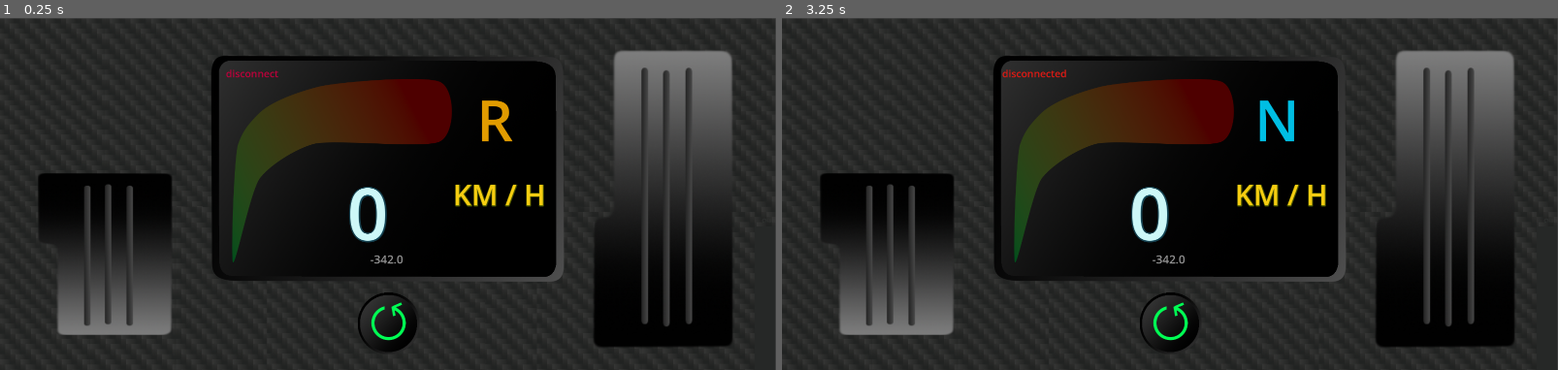
Above: before the commit, frames 1-2 (left to right).
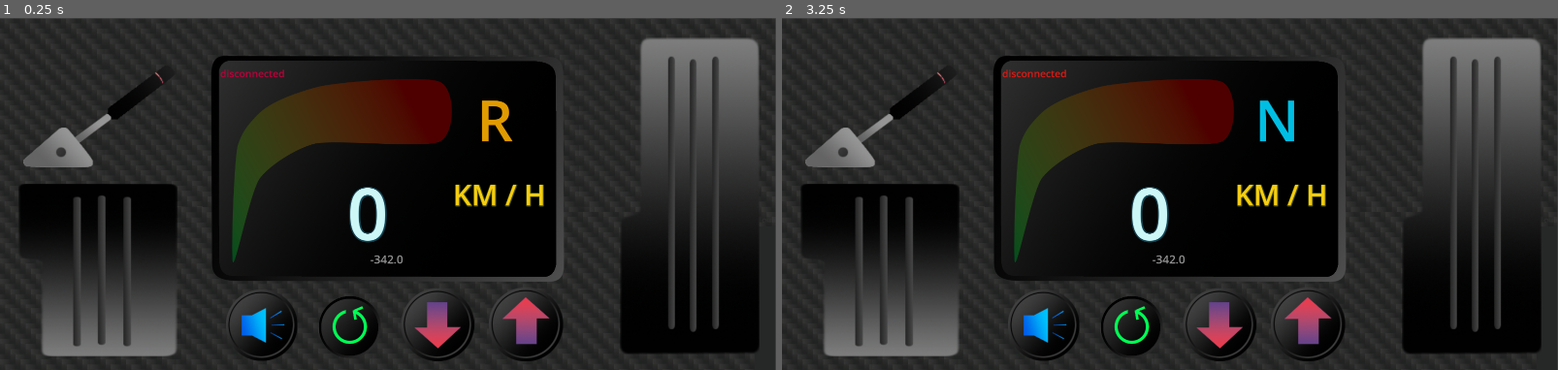
Above: after the commit, the same moments.

Repository: NiJingzhe/VirtualSteeringWheel_for_Assetto_Corsa
Game: Godot game, scene res://pages/main_page/main_page.tscn
Same seed, same stepped clock (60 frames per second), same inputs: the game is played once before the commit and once after it.
Inputs:
- Up to frame 1 (0.25 s): no input
- Up to frame 2 (3.25 s): tap Enter at 0.5, 2 s; tap Space at 1.25, 2.75 s

The runs differ from the first frame. In frame 1, 15% of the frame differs, in the area x 2-98%, y 5-98%; in frame 2, 15%.

Commit message:
加入了手刹，加入了手动换档按钮，优化了重力感应

Diff:
--- a/VirtualSteering_GD_Version/pages/main_page/main_page.tscn
+++ b/VirtualSteering_GD_Version/pages/main_page/main_page.tscn
@@ -1,14 +1,18 @@
-[gd_scene load_steps=21 format=3 uid="uid://dffi1571jjuvo"]
+[gd_scene load_steps=27 format=3 uid="uid://dffi1571jjuvo"]
 
 [ext_resource type="Script" path="res://pages/main_page/script/main_page.gd" id="1_kx5fb"]
 [ext_resource type="Texture2D" uid="uid://dgeay1tgxpy1w" path="res://assets/texture/wheelface.png" id="1_x7cdy"]
 [ext_resource type="Texture2D" uid="uid://ci5y8swq87dos" path="res://assets/texture/throttle.png" id="2_bb2s2"]
 [ext_resource type="Texture2D" uid="uid://cep62gu56gl64" path="res://assets/texture/brake.png" id="3_4lma8"]
-[ext_resource type="Texture2D" uid="uid://5ib1880wy24i" path="res://assets/texture/reset.png" id="4_66qw7"]
 [ext_resource type="SystemFont" uid="uid://6j2fc8auppwa" path="res://assets/Font/km_h_font.tres" id="4_ybf8c"]
 [ext_resource type="Texture2D" uid="uid://8xadp02pc5dl" path="res://assets/texture/rpm_progress.png" id="5_6exsp"]
 [ext_resource type="Script" path="res://pages/main_page/script/UDPSender.gd" id="8_8lm08"]
+[ext_resource type="Texture2D" uid="uid://7inii6juyfek" path="res://assets/texture/gear_up.png" id="8_jn3x6"]
+[ext_resource type="Texture2D" uid="uid://b6ee6wquxgcus" path="res://assets/texture/handbrake.png" id="8_u6r1b"]
 [ext_resource type="Script" path="res://pages/main_page/script/UDPReceiver.gd" id="9_ga7qu"]
+[ext_resource type="Texture2D" uid="uid://rry0ek71wy1r" path="res://assets/texture/gear_down.png" id="9_r6ol0"]
+[ext_resource type="Texture2D" uid="uid://ivair825o1d3" path="res://assets/texture/horn.png" id="11_2c7lp"]
+[ext_resource type="Texture2D" uid="uid://5ib1880wy24i" path="res://assets/texture/reset.png" id="11_347s7"]
 
 [sub_resource type="RectangleShape2D" id="RectangleShape2D_gcot3"]
 size = Vector2(166.765, 357.33)
@@ -16,8 +20,20 @@
 [sub_resource type="RectangleShape2D" id="RectangleShape2D_0xof5"]
 size = Vector2(164.52, 200.955)
 
-[sub_resource type="CircleShape2D" id="CircleShape2D_1kpk3"]
-radius = 125.12
+[sub_resource type="RectangleShape2D" id="RectangleShape2D_5dpo1"]
+size = Vector2(199.55, 139.8)
+
+[sub_resource type="CircleShape2D" id="CircleShape2D_st36p"]
+radius = 70.16
+
+[sub_resource type="CircleShape2D" id="CircleShape2D_y4y1m"]
+radius = 72.65
+
+[sub_resource type="CircleShape2D" id="CircleShape2D_thvlm"]
+radius = 72.75
+
+[sub_resource type="CircleShape2D" id="CircleShape2D_pqh22"]
+radius = 112.1
 
 [sub_resource type="SystemFont" id="SystemFont_tdsv0"]
 font_names = PackedStringArray("Calibri")
@@ -46,14 +62,6 @@
 font_size = 40
 font_color = Color(0.576471, 0.576471, 0.576471, 1)
 
-[sub_resource type="SystemFont" id="SystemFont_7j612"]
-font_names = PackedStringArray("Impact")
-
-[sub_resource type="LabelSettings" id="LabelSettings_n0ndj"]
-font = SubResource("SystemFont_7j612")
-font_size = 40
-font_color = Color(0.901961, 0, 0.235294, 1)
-
 [sub_resource type="LabelSettings" id="LabelSettings_qk041"]
 font = ExtResource("4_ybf8c")
 font_size = 35
@@ -99,23 +107,51 @@
 
 [node name="throttleButton" type="TouchScreenButton" parent="Control"]
 unique_name_in_owner = true
-position = Vector2(2064, 113)
-scale = Vector2(2.89286, 2.89286)
+position = Vector2(2157, 70)
+scale = Vector2(2.89286, 3.07722)
 texture_normal = ExtResource("2_bb2s2")
 shape = SubResource("RectangleShape2D_gcot3")
 
 [node name="brakeButton" type="TouchScreenButton" parent="Control"]
 unique_name_in_owner = true
-position = Vector2(131, 541)
-scale = Vector2(2.78571, 2.78571)
+position = Vector2(64, 577)
+scale = Vector2(3.29167, 2.9729)
 texture_normal = ExtResource("3_4lma8")
 shape = SubResource("RectangleShape2D_0xof5")
 
+[node name="handbrakeButton" type="TouchScreenButton" parent="Control"]
+unique_name_in_owner = true
+position = Vector2(81, 166)
+scale = Vector2(2.65657, 2.57246)
+texture_normal = ExtResource("8_u6r1b")
+shape = SubResource("RectangleShape2D_5dpo1")
+
+[node name="gearupButton" type="TouchScreenButton" parent="Control"]
+unique_name_in_owner = true
+position = Vector2(1701, 940)
+scale = Vector2(1.82979, 1.82979)
+texture_normal = ExtResource("8_jn3x6")
+shape = SubResource("CircleShape2D_st36p")
+
+[node name="geardownButton" type="TouchScreenButton" parent="Control"]
+unique_name_in_owner = true
+position = Vector2(1396, 943)
+scale = Vector2(1.80142, 1.80142)
+texture_normal = ExtResource("9_r6ol0")
+shape = SubResource("CircleShape2D_y4y1m")
+
+[node name="hornButton" type="TouchScreenButton" parent="Control"]
+unique_name_in_owner = true
+position = Vector2(786, 947)
+scale = Vector2(1.76596, 1.76596)
+texture_normal = ExtResource("11_2c7lp")
+shape = SubResource("CircleShape2D_thvlm")
+
 [node name="resetButton" type="TouchScreenButton" parent="Control"]
 unique_name_in_owner = true
-position = Vector2(1245, 958)
-texture_normal = ExtResource("4_66qw7")
-shape = SubResource("CircleShape2D_1kpk3")
+position = Vector2(1110, 971)
+texture_normal = ExtResource("11_347s7")
+shape = SubResource("CircleShape2D_pqh22")
 
 [node name="speedLabel" type="Label" parent="Control"]
 unique_name_in_owner = true
@@ -139,6 +175,7 @@
 autowrap_mode = 3
 
 [node name="km_h" type="Label" parent="Control"]
+unique_name_in_owner = true
 layout_mode = 1
 anchors_preset = 8
 anchor_left = 0.5
@@ -206,20 +243,7 @@
 tint_under = Color(0.305882, 0.305882, 0.305882, 1)
 radial_initial_angle = 224.0
 radial_fill_degrees = 205.0
-radial_center_offset = Vector2(263.195, 267.63)
-
-[node name="absLabel" type="Label" parent="Control"]
-unique_name_in_owner = true
-visible = false
-layout_mode = 0
-offset_left = 1126.0
-offset_top = 453.0
-offset_right = 1252.0
-offset_bottom = 547.0
-text = "ABS"
-label_settings = SubResource("LabelSettings_n0ndj")
-horizontal_alignment = 1
-vertical_alignment = 1
+radial_center_offset = Vector2(294.215, 267.63)
 
 [node name="connectionLabel" type="Label" parent="Control"]
 unique_name_in_owner = true
@@ -228,7 +252,7 @@
 offset_top = 148.0
 offset_right = 989.0
 offset_bottom = 240.0
-text = "disconnect"
+text = "disconnected"
 label_settings = SubResource("LabelSettings_qk041")
 horizontal_alignment = 1
 vertical_alignment = 1
--- a/VirtualSteering_GD_Version/pages/main_page/script/main_page.gd
+++ b/VirtualSteering_GD_Version/pages/main_page/script/main_page.gd
@@ -3,14 +3,23 @@
 
 var throttle_value : float = 0.0
 var brake_value : float = 0.0
+var hand_brake_value : float = 0.0
 var raw_wheel_angle : float = 0.0
 var wheel_angle : float = 0.0
 var wheel_angle_degree : float = 0.0
+var horn_on : bool = false
+
+var roll_acc_bias : float = 0.0
+var gravity: Vector3 = Vector3.ZERO
+var raw_roll_acc : float = 0.0
+var roll_acc : float  = 0.0
+var gyroscope: Vector3 = Vector3.ZERO
 
 var speed : float = 0.0
 var gear_num : int = 0
 var rpm : float = 0
 var max_rpm : float = 1
+var drs_allow : bool = false
 var timeout : bool = false
 
 var car_damage : float = 0.0
@@ -24,12 +33,15 @@
 
 @onready var throttle_btn : TouchScreenButton = %throttleButton
 @onready var brake_btn : TouchScreenButton = %brakeButton
+@onready var hand_brake_btn : TouchScreenButton = %handbrakeButton
+@onready var gear_up_btn : TouchScreenButton = %gearupButton
+@onready var gear_down_btn : TouchScreenButton = %geardownButton
+@onready var horn_btn : TouchScreenButton = %hornButton
 @onready var reset_btn : TouchScreenButton = %resetButton
 @onready var speed_lab : Label = %speedLabel
 @onready var gear_lab : Label = %gearLabel
 @onready var connection_lab : Label = %connectionLabel
 @onready var angle_lab : Label = %angleLabel
-@onready var abs_lab : Label = %absLabel
 @onready var rpm_progress : TextureProgressBar = %rpmProgressBar
 
 @onready var sender : UDPSender = %UDPSender as UDPSender
@@ -43,10 +55,13 @@
 
 func _physics_process(delta):
 
-	var gravity: Vector3 = Input.get_gravity()
-	var roll_acc = atan2(-gravity.x, -gravity.y)
-	var gyroscope: Vector3 = Input.get_gyroscope()
+	gravity = Input.get_gravity()
+	raw_roll_acc = atan2(-gravity.x, -gravity.y)
+	roll_acc = raw_roll_acc - roll_acc_bias
+	gyroscope = Input.get_gyroscope()
 	raw_wheel_angle = raw_wheel_angle + gyroscope.z * delta
+	if nearly_is(roll_acc, 0, PI * 2 / 180) or nearly_is(roll_acc, PI / 2, PI / 180) or nearly_is(roll_acc, -PI / 2, PI / 180):
+		raw_wheel_angle = roll_acc
 	if raw_wheel_angle > PI:
 		roll_acc += 2 * PI
 	if raw_wheel_angle < -PI:
@@ -54,6 +69,39 @@
 	wheel_angle = lerp_angle(roll_acc, raw_wheel_angle, k)
 	wheel_angle_degree = wheel_angle * (180 / PI)
 
+	var message = {
+		"sender" : "mobile",
+		"angle" : wheel_angle_degree,
+		"throttle" : throttle_value,
+		"brake" : brake_value,
+		"hand_brake" : hand_brake_value,
+		"horn" : horn_on,
+		"gear_up": gear_up_btn.is_pressed(),
+		"gear_down" : gear_down_btn.is_pressed()
+	}
+	sender.sendto("255.255.255.255", 20015, JSON.stringify(message))
+
+	speed_text = "%.0f" % speed
+	gear_text = gear_num2str(gear_num)
+
+	angle_lab.text = "%.1f" % wheel_angle_degree
+	speed_lab.text = speed_text
+	gear_lab.text = gear_text
+	rpm_progress.value = (rpm / max_rpm) * 100
+
+	if car_damage > last_car_damage:
+		Input.vibrate_handheld(300)
+
+	last_car_damage = car_damage
+
+	if gear_text == 'R':
+		gear_lab.label_settings.font_color = Color("e19b00")
+	elif gear_text == 'N':
+		gear_lab.label_settings.font_color = Color("00bee3")
+	else:
+		gear_lab.label_settings.font_color = Color("b5e1ff")
+
+func _process(_delta):
 	if throttle_btn.is_pressed():
 		throttle_value = 100
 	else:
@@ -64,26 +112,25 @@
 	else:
 		brake_value = 0
 
+	if hand_brake_btn.is_pressed():
+		hand_brake_value = 100
+	else:
+		hand_brake_value = 0
+
+	if horn_btn.is_pressed():
+		horn_on = true
+	else:
+		horn_on = false
+
 	if reset_btn.is_pressed():
-		wheel_angle = 0.0
-		raw_wheel_angle = 0.0
-		roll_acc = 0.0
-
-
-func _process(delta):
-	var message = {
-		"sender" : "mobile",
-		"angle" : wheel_angle_degree,
-		"throttle" : throttle_value,
-		"brake" : brake_value
-	}
-	sender.sendto("255.255.255.255", 20015, JSON.stringify(message))
+		roll_acc_bias = raw_roll_acc
 
 	var raw_data = receiver.receive()
 	if raw_data != null:
 		var data_obj = JSON.parse_string((raw_data as PackedByteArray).get_string_from_utf8())
 		if data_obj["sender"] == 'pc':
-			(%TextEdit as TextEdit).text = str(data_obj)
+			if (%TextEdit as TextEdit).visible:
+				(%TextEdit as TextEdit).text = str(data_obj)
 			connection_lab.text = "connected"
 			timer.stop()
 			connection_lab.label_settings.font_color = Color("b5e1ff")
@@ -106,35 +153,16 @@
 			timeout = false
 
 
-	speed_text = "%.0f" % speed
-	gear_text = gear_num2str(gear_num)
-
-	angle_lab.text = "%.1f" % wheel_angle_degree
-	speed_lab.text = speed_text
-	gear_lab.text = gear_text
-	rpm_progress.value = (rpm / max_rpm) * 100
-
-	if car_damage > last_car_damage:
-		Input.vibrate_handheld(300)
-
-	last_car_damage = car_damage
-
-	if gear_text == 'R':
-		gear_lab.label_settings.font_color = Color("e19b00")
-	elif gear_text == 'N':
-		gear_lab.label_settings.font_color = Color("00bee3")
-	else:
-		gear_lab.label_settings.font_color = Color("b5e1ff")
-
-func gear_num2str(gear_num):
-	if gear_num == 0:
+func gear_num2str(gear_num_):
+	if gear_num_ == 0:
 		return 'R'
-	if gear_num == 1:
+	if gear_num_ == 1:
 		return 'N'
 	else:
-		return str(gear_num-1)
+		return str(gear_num_-1)
 
-
+func nearly_is(src, tgt, eps):
+	return src >= tgt - eps and src <= tgt + eps
 
 func _on_timer_timeout():
 	timeout = true
--- a/VirtualSteering_GD_Version/project.godot
+++ b/VirtualSteering_GD_Version/project.godot
@@ -14,6 +14,7 @@
 run/main_scene="res://pages/main_page/main_page.tscn"
 config/features=PackedStringArray("4.1", "Mobile")
 config/icon="res://icon.svg"
+boot_splash/minimum_display_time=1500
 
 [display]
 
@@ -32,6 +33,10 @@
 "compress/mode": 2
 }
 
+[physics]
+
+2d/run_on_separate_thread=true
+
 [rendering]
 
 renderer/rendering_method="mobile"
Binary file changed: VirtualSteering_GD_Version/assets/icon/屏幕截图 2023-07-31 215317.png
Binary file added: VirtualSteering_GD_Version/assets/texture/drs.png
Not shown, added: VirtualSteering_GD_Version/assets/texture/drs.png.import
Binary file added: VirtualSteering_GD_Version/assets/texture/gear_down.png
Not shown, added: VirtualSteering_GD_Version/assets/texture/gear_down.png.import
Binary file added: VirtualSteering_GD_Version/assets/texture/gear_up.png
Not shown, added: VirtualSteering_GD_Version/assets/texture/gear_up.png.import
Binary file added: VirtualSteering_GD_Version/assets/texture/handbrake.png
Not shown, added: VirtualSteering_GD_Version/assets/texture/handbrake.png.import
Binary file added: VirtualSteering_GD_Version/assets/texture/horn.png
Not shown, added: VirtualSteering_GD_Version/assets/texture/horn.png.import
Not shown, changed: VirtualSteeringWheel.apk
(and 3 more such lines)
